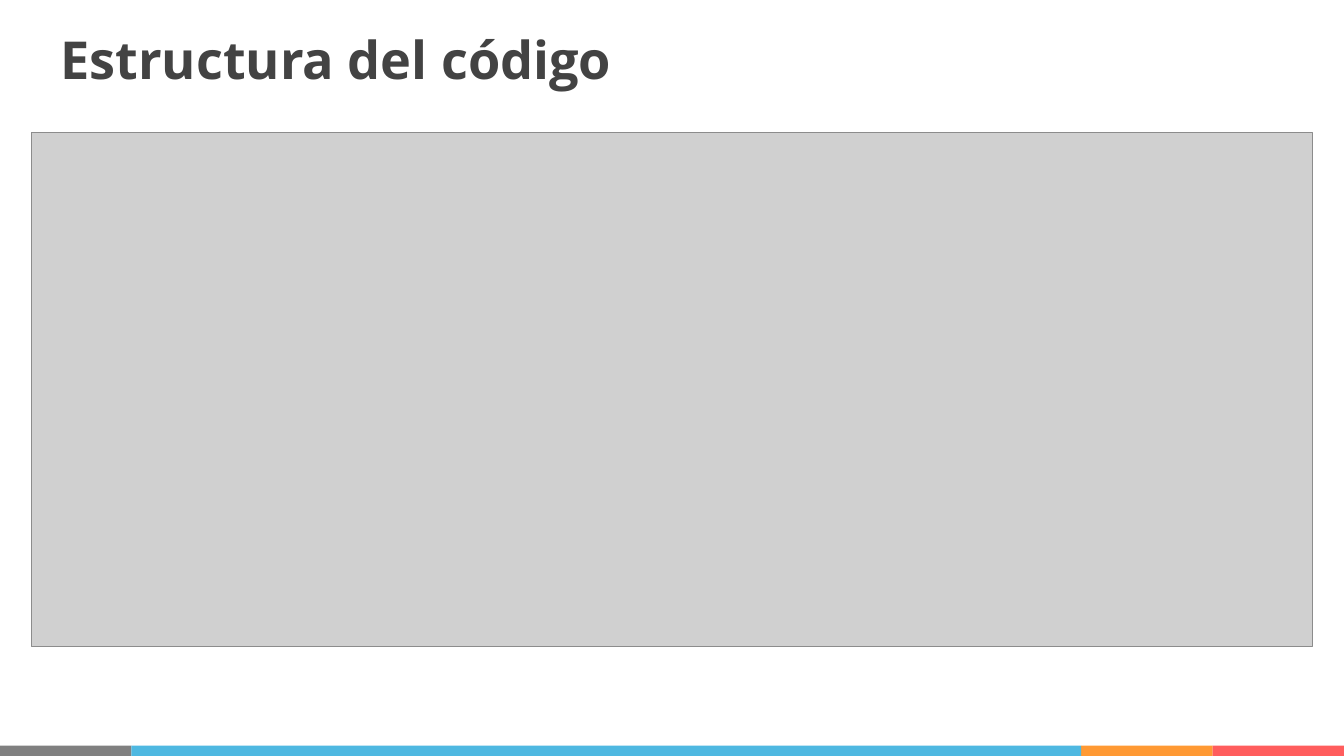
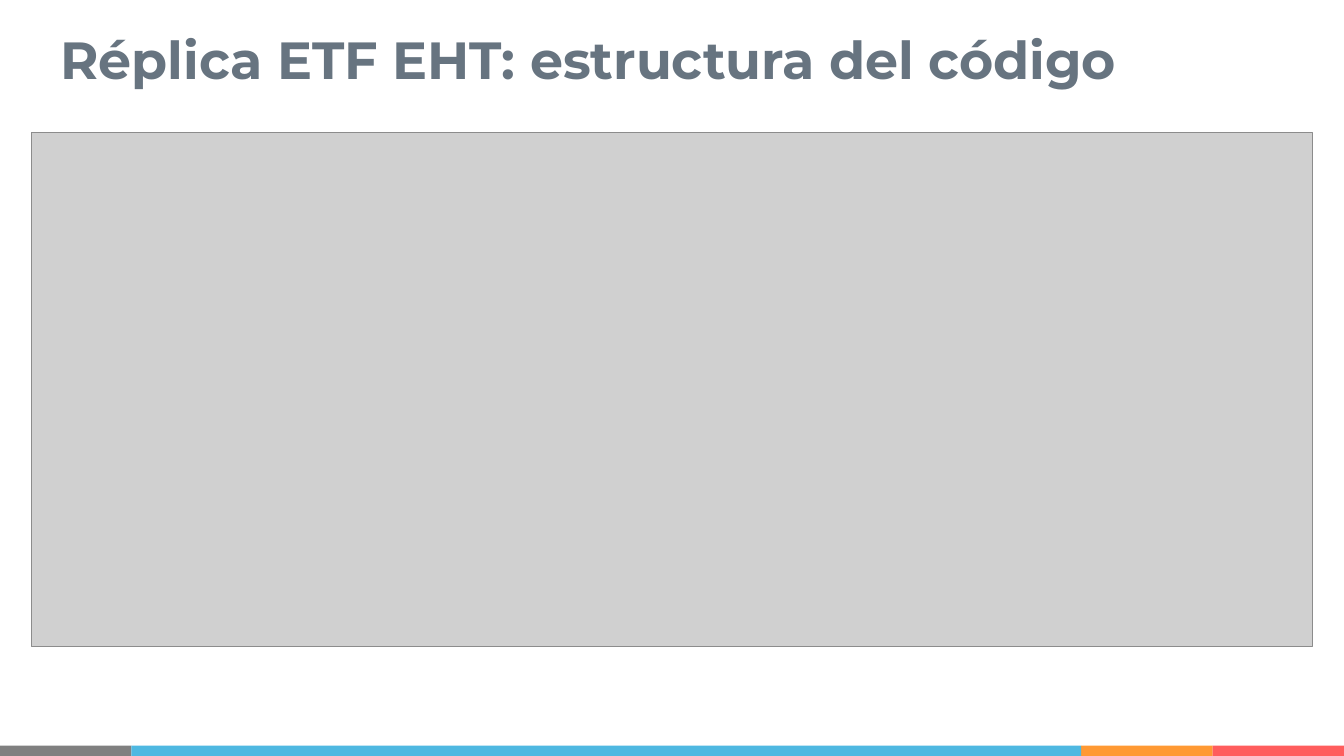
Before and after one commit to IISOS/Swell_2_Optimizacion_estrategias, a slide deck: slide 7 of Presentaciones/Swell - Optimización de estrategias - R5 (19-03-2021).pptx. Drawn at 1344x756 pixels with LibreOffice and Linux fonts; fonts in the diff are those of the drawing; grey boxes stand for pictures. Boxes give left, top, right and bottom in pixels: in the first picture for what was removed or moved away, otherwise in the second. Text is boxed around its words. In the diff, an @@ line names an element or a change of style, - is before the commit and + after.

```diff
--- a/Presentaciones/Swell - Optimización de estrategias - R5 (19-03-2021).pptx
+++ b/Presentaciones/Swell - Optimización de estrategias - R5 (19-03-2021).pptx
@@ title at <box>60,38,1116,90</box>: text changed; font Open Sans to Montserrat; text colour #434343 to #677480 @@
-Estructura del código
+Réplica ETF EHT: estructura del código
```
Also in this commit, not shown: 6 other slides changed, 16 slides added, 2 slides removed, 30 other files.
